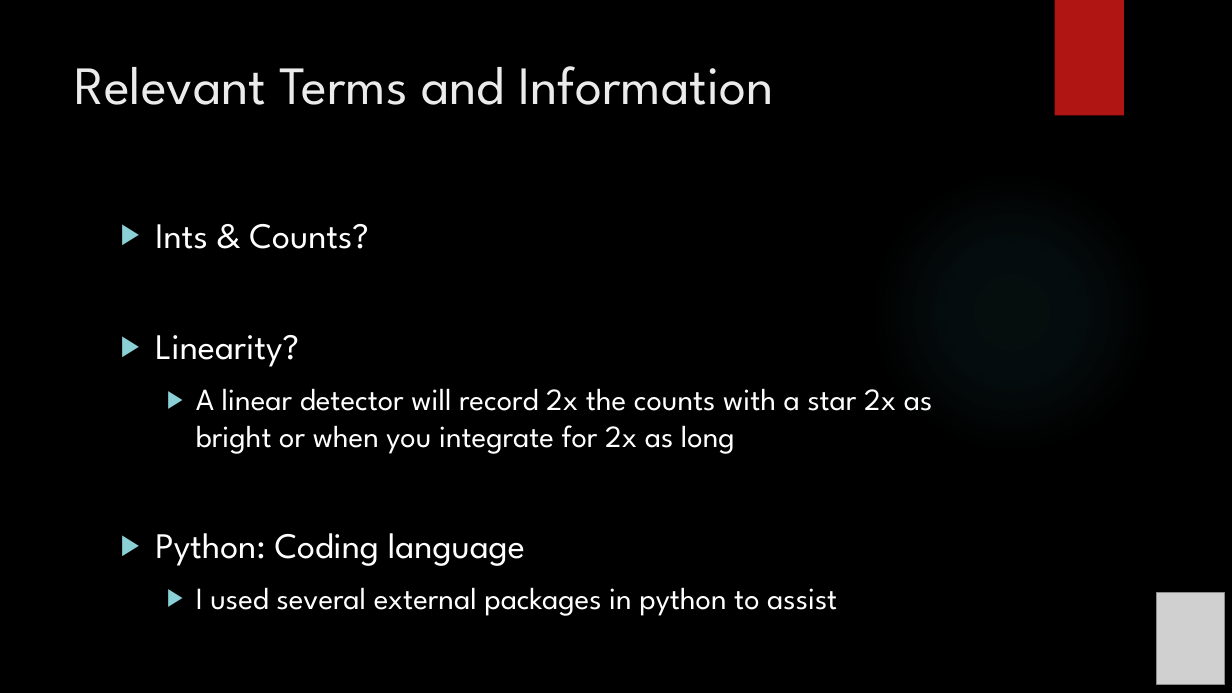
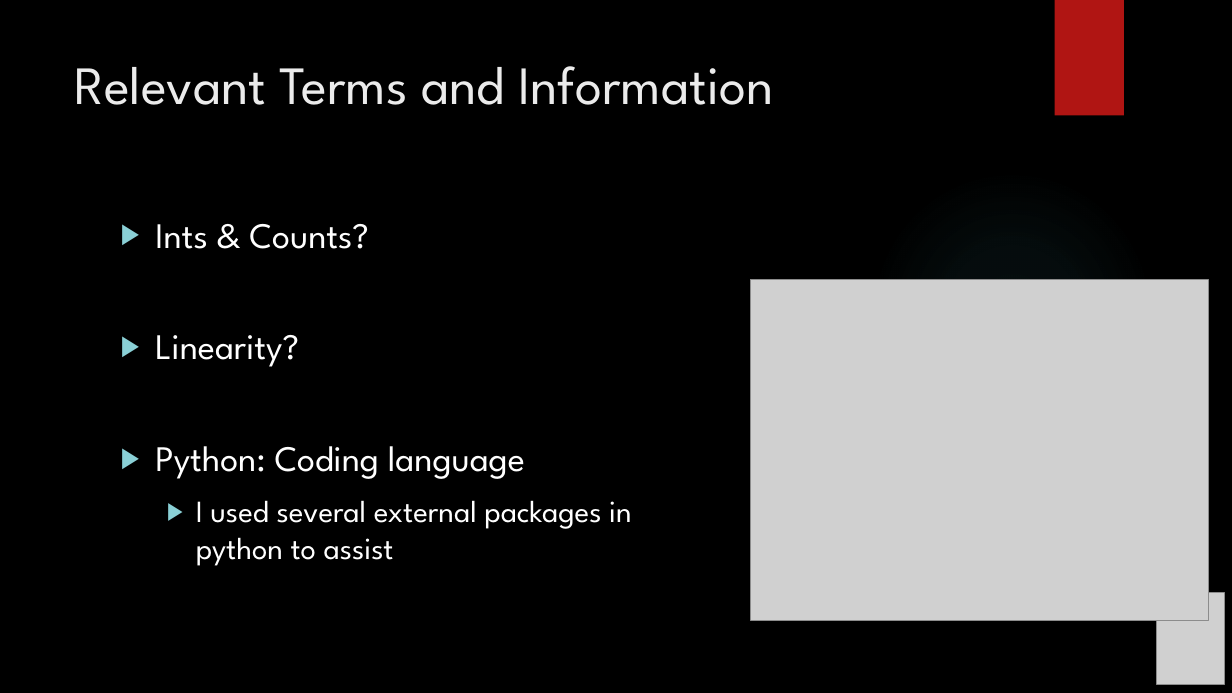
Before and after one commit to exoworlds/clio2016-2017, a slide deck: slide 5 of notes/symposium_presentation.pptx. Drawn at 1232x693 pixels with LibreOffice and Linux fonts; fonts in the diff are those of the drawing; grey boxes stand for pictures; background and template pictures are left out. Boxes give left, top, right and bottom in pixels: in the first picture for what was removed or moved away, otherwise in the second. Text is boxed around its words. In the diff, an @@ line names an element or a change of style, - is before the commit and + after.

```diff
--- a/notes/symposium_presentation.pptx
+++ b/notes/symposium_presentation.pptx
@@ picture added at <box>751,280,1209,621</box> @@
@@ text at <box>196,388,933,454</box>: paragraph removed @@
-  ▶ A linear detector will record 2x the counts with a star 2x as bright or when you integrate for 2x as long
```
Also in this commit, not shown: 5 other slides changed, 1 other file.
